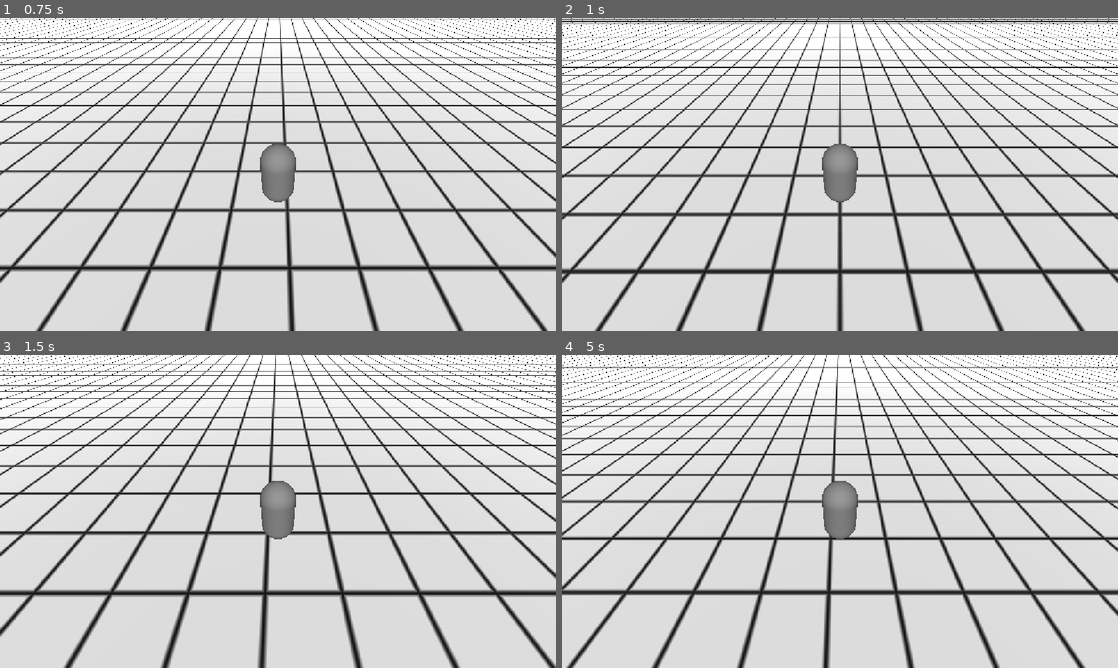
Above: before the commit, frames 1-4 (two rows, left to right).
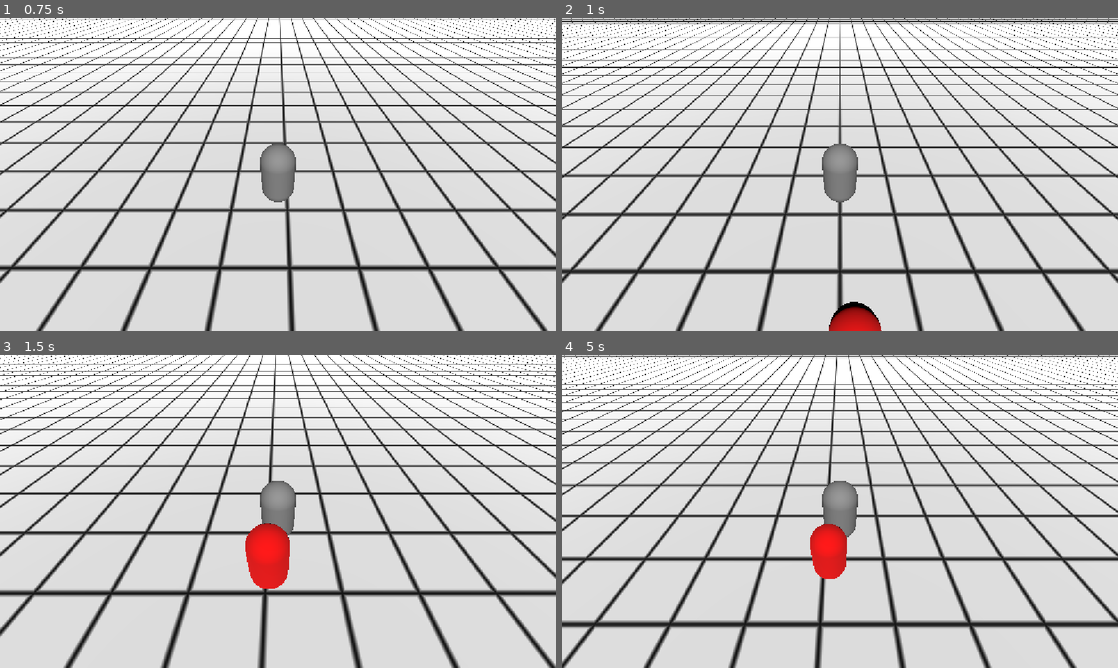
Above: after the commit, the same moments.

Repository: bionicnecromancer/HKU-design-blok-2-template
Game: Godot game, scene res://level.tscn
Same seed, same stepped clock (60 frames per second), same inputs: the game is played once before the commit and once after it.
Inputs:
- Up to frame 1 (0.75 s): tap Enter (ui_accept) at 0.5 s; tap A (a) at 0.6 s
- Up to frame 2 (1 s): tap Enter (ui_accept) at 0.77 s; tap D (d) at 0.8 s
- Up to frame 3 (1.5 s): tap D (d) at 1.35 s
- Up to frame 4 (5 s): tap Enter (ui_accept) at 1.52, 3.02, 3.77, 4.25, 4.52 s; tap S (s) at 1.55, 2.1, 4.55 s; tap W (w) at 2.3, 2.85 s; tap A (a) at 3.05, 3.6 s; tap D (d) at 3.8, 4.35 s

Frame 1 is identical in both runs. In frame 2, 0.7% of the frame differs, in the area x 48-58%, y 90-100%; in frame 3, 1.4%; in frame 4, 35%, in the area x 0-100%, y 0-100%.

Commit message:
wedwewe

Diff:
--- /dev/null
+++ b/enemy.gd
@@ -0,0 +1,29 @@
+extends CharacterBody3D
+
+
+const SPEED = 10.0
+const JUMP_VELOCITY = 4.5
+
+
+func _physics_process(delta: float) -> void:
+	# Add the gravity.
+
+
+	var player = get_tree().get_first_node_in_group("player")
+
+	$NavigationAgent3D.target_position = player.global_position
+	#var direction = global_position.move_toward( $NavigationAgent3D.get_next_path_position(),SPEED * delta)
+	#direction.y = 0
+	#velocity = direction
+	var direction = (player.global_position- global_position ).normalized()
+	direction.y = 0
+	velocity.x = lerp(velocity.x, 0.0,delta*2)
+	velocity.z = lerp(velocity.z, 0.0,delta*2)
+	velocity += direction * SPEED * delta
+
+	if not is_on_floor():
+		velocity += get_gravity() * delta
+
+	#global_position = global_position.move_toward( $NavigationAgent3D.get_next_path_position(),SPEED * delta)
+
+	move_and_slide()
--- /dev/null
+++ b/enemy.tscn
@@ -0,0 +1,24 @@
+[gd_scene format=3 uid="uid://b8l3bw80sn4io"]
+
+[ext_resource type="Script" uid="uid://dgrgdkfmp8mkh" path="res://enemy.gd" id="1_7k104"]
+
+[sub_resource type="CapsuleShape3D" id="CapsuleShape3D_rf0sq"]
+
+[sub_resource type="StandardMaterial3D" id="StandardMaterial3D_4gyqm"]
+albedo_color = Color(1, 0, 0, 1)
+
+[sub_resource type="CapsuleMesh" id="CapsuleMesh_rf0sq"]
+
+[node name="enemy" type="CharacterBody3D" unique_id=399192236]
+script = ExtResource("1_7k104")
+
+[node name="CollisionShape3D" type="CollisionShape3D" parent="." unique_id=431536536]
+transform = Transform3D(1, 0, 0, 0, 1, 0, 0, 0, 1, 0, 1, 0)
+shape = SubResource("CapsuleShape3D_rf0sq")
+
+[node name="MeshInstance3D" type="MeshInstance3D" parent="." unique_id=1386538171]
+transform = Transform3D(1, 0, 0, 0, 1, 0, 0, 0, 1, 0, 1, 0)
+material_override = SubResource("StandardMaterial3D_4gyqm")
+mesh = SubResource("CapsuleMesh_rf0sq")
+
+[node name="NavigationAgent3D" type="NavigationAgent3D" parent="." unique_id=1626222022]
--- a/level.tscn
+++ b/level.tscn
@@ -1,6 +1,15 @@
 [gd_scene format=3 uid="uid://bekkosy715ka"]
 
 [ext_resource type="PackedScene" uid="uid://bythjbtwenglh" path="res://player.tscn" id="1_u52ul"]
+[ext_resource type="PackedScene" uid="uid://b8l3bw80sn4io" path="res://enemy.tscn" id="2_vonw3"]
+
+[sub_resource type="NavigationMesh" id="NavigationMesh_rf0sq"]
+vertices = PackedVector3Array(-250.04459, -0.49999976, -255.9754, -250.04459, -0.49999976, 243.0246, 248.95541, -0.49999976, 243.0246, 248.95541, -0.49999976, -255.9754)
+polygons = [PackedInt32Array(3, 2, 0), PackedInt32Array(0, 2, 1)]
+agent_height = 1.0
+
+[sub_resource type="BoxShape3D" id="BoxShape3D_rf0sq"]
+size = Vector3(500, 1, 500)
 
 [sub_resource type="Gradient" id="Gradient_5xgho"]
 offsets = PackedFloat32Array(0.9, 1)
@@ -21,10 +30,18 @@
 [sub_resource type="BoxMesh" id="BoxMesh_rf0sq"]
 size = Vector3(500, 1, 500)
 
-[sub_resource type="BoxShape3D" id="BoxShape3D_rf0sq"]
-size = Vector3(500, 1, 500)
+[node name="level" type="Node3D" unique_id=872129187]
 
-[node name="level" type="Node3D" unique_id=872129187]
+[node name="NavigationRegion3D" type="NavigationRegion3D" parent="." unique_id=861146947]
+transform = Transform3D(1, 0, 0, 0, 1, 0, 0, 0, 1, 0.54458094, 0.49999976, 6.4753923)
+navigation_mesh = SubResource("NavigationMesh_rf0sq")
+
+[node name="StaticBody3D" type="StaticBody3D" parent="NavigationRegion3D" unique_id=1114738772]
+transform = Transform3D(1, 0, 0, 0, 1, 0, 0, 0, 1, -0.54458094, -0.49999976, -6.4753923)
+
+[node name="CollisionShape3D" type="CollisionShape3D" parent="NavigationRegion3D/StaticBody3D" unique_id=868002984]
+transform = Transform3D(1, 0, 0, 0, 1, 0, 0, 0, 1, 0, -1, 0)
+shape = SubResource("BoxShape3D_rf0sq")
 
 [node name="DirectionalLight3D" type="DirectionalLight3D" parent="." unique_id=228807726]
 transform = Transform3D(1, 0, 0, 0, 0.7071068, 0.7071068, 0, -0.7071068, 0.7071068, 0, 4.7426405, 4.2426405)
@@ -34,14 +51,11 @@
 material_override = SubResource("StandardMaterial3D_u12re")
 mesh = SubResource("BoxMesh_rf0sq")
 
-[node name="StaticBody3D" type="StaticBody3D" parent="." unique_id=1114738772]
-
-[node name="CollisionShape3D" type="CollisionShape3D" parent="StaticBody3D" unique_id=868002984]
-transform = Transform3D(1, 0, 0, 0, 1, 0, 0, 0, 1, 0, -1, 0)
-shape = SubResource("BoxShape3D_rf0sq")
-
 [node name="player" parent="." unique_id=399192236 instance=ExtResource("1_u52ul")]
 transform = Transform3D(1, 0, 0, 0, 1, 0, 0, 0, 1, 0, 0.5, 0)
 
 [node name="Camera3D" type="Camera3D" parent="player" unique_id=1924055913]
 transform = Transform3D(1, 0, 0, 0, 0.70710677, 0.70710677, 0, -0.70710677, 0.70710677, 0, 4.2426405, 4.2426405)
+
+[node name="enemy" parent="." unique_id=543033062 instance=ExtResource("2_vonw3")]
+transform = Transform3D(1, 0, 0, 0, 1, 0, 0, 0, 1, 0.54458094, 0.49999976, 6.4753923)
--- a/player.tscn
+++ b/player.tscn
@@ -6,7 +6,8 @@
 
 [sub_resource type="CapsuleMesh" id="CapsuleMesh_rf0sq"]
 
-[node name="player" type="CharacterBody3D" unique_id=399192236]
+[node name="player" type="CharacterBody3D" unique_id=399192236 groups=["player"]]
+transform = Transform3D(1, 0, 0, 0, 1, 0, 0, 0, 1, 0, 1, 0)
 script = ExtResource("1_4flbx")
 
 [node name="CollisionShape3D" type="CollisionShape3D" parent="." unique_id=431536536]
Not shown, added: enemy.gd.uid
